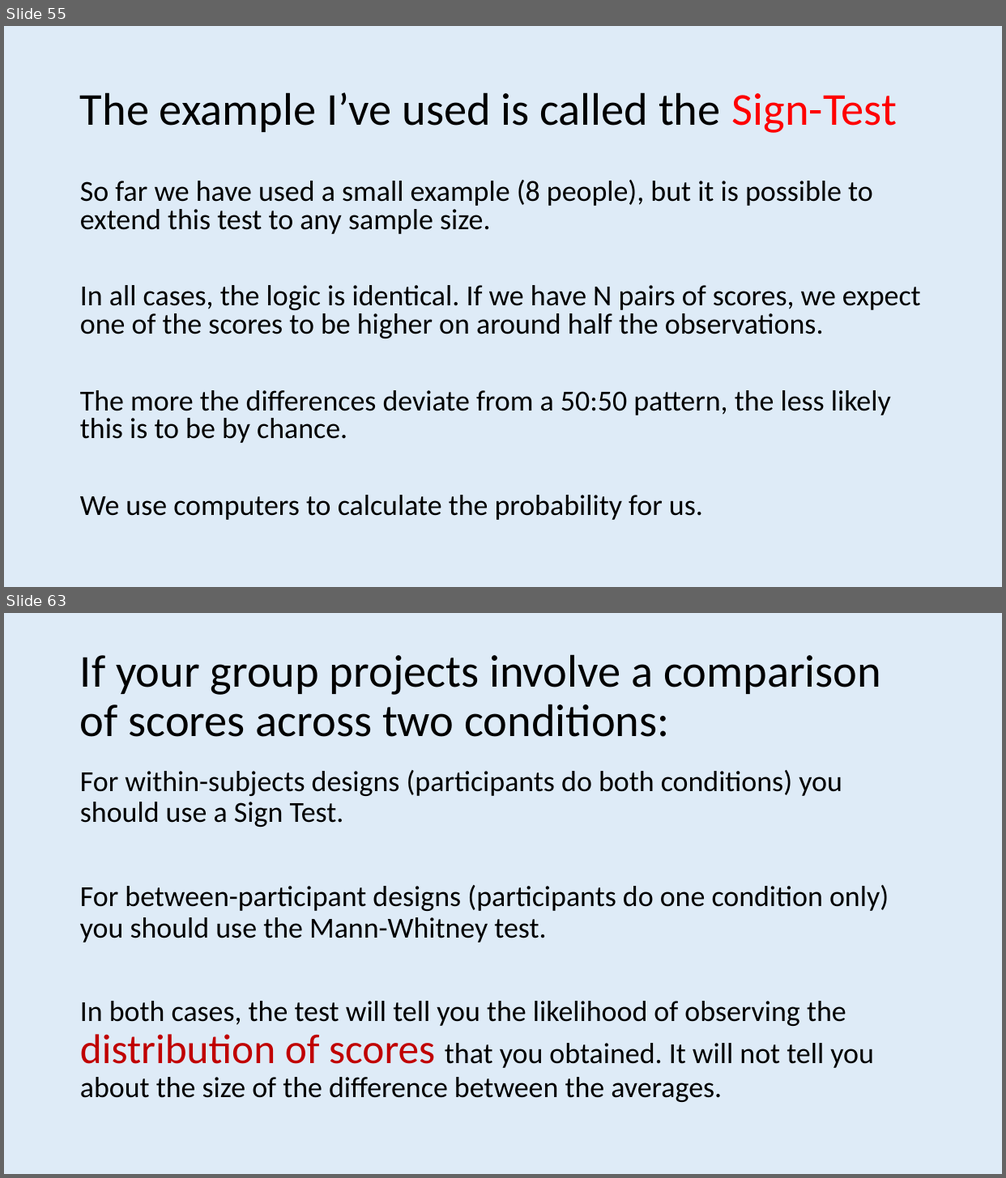
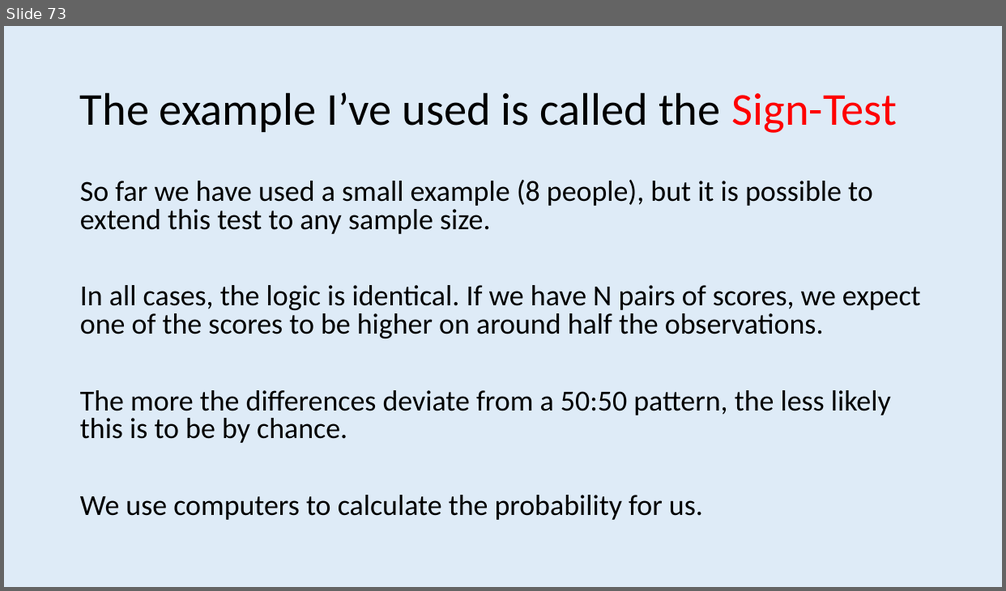
Before and after one commit to ajwills72/rmhealth-found, a slide deck: docs/lecture_4.pptx. Shown one above the other, each under a label of ours: slides 55 and 63 before the commit, slide 73 after it; the slides between them are not shown. The pictures are 1006x1178 and 1006x591 pixels, drawn with LibreOffice and Linux fonts; fonts in the diff are those of the drawing. Boxes give left, top, right and bottom in pixels: in the first picture for what was removed or moved away, otherwise in the second. Text is boxed around its words. In the diff, an @@ line names an element or a change of style, - is before the commit and + after.

```diff
--- a/docs/lecture_4.pptx
+++ b/docs/lecture_4.pptx
@@ slide 63 removed at <box>4,613,1002,1174</box>, background #DEEBF7 @@
@@ title removed at <box>80,654,881,737</box> @@
-If your group projects involve a comparison of scores across two conditions:
@@ text removed at <box>80,770,889,1102</box> @@
-For within-subjects designs (participants do both conditions) you should use a Sign Test.
-For between-participant designs (participants do one condition only) you should use the Mann-Whitney test.
-In both cases, the test will tell you the likelihood of observing the distribution of scores that you obtained. It will not tell you about the size of the difference between the averages.
@@ what was slide 55 is now slide 73 @@
```
Also in this commit, not shown: 18 slides added, 8 other slides removed.
